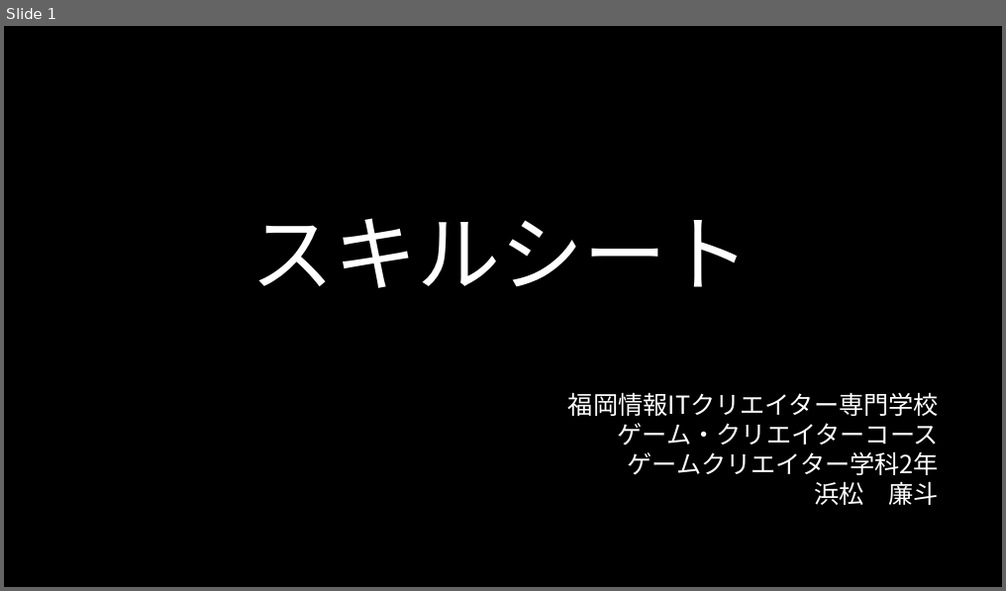
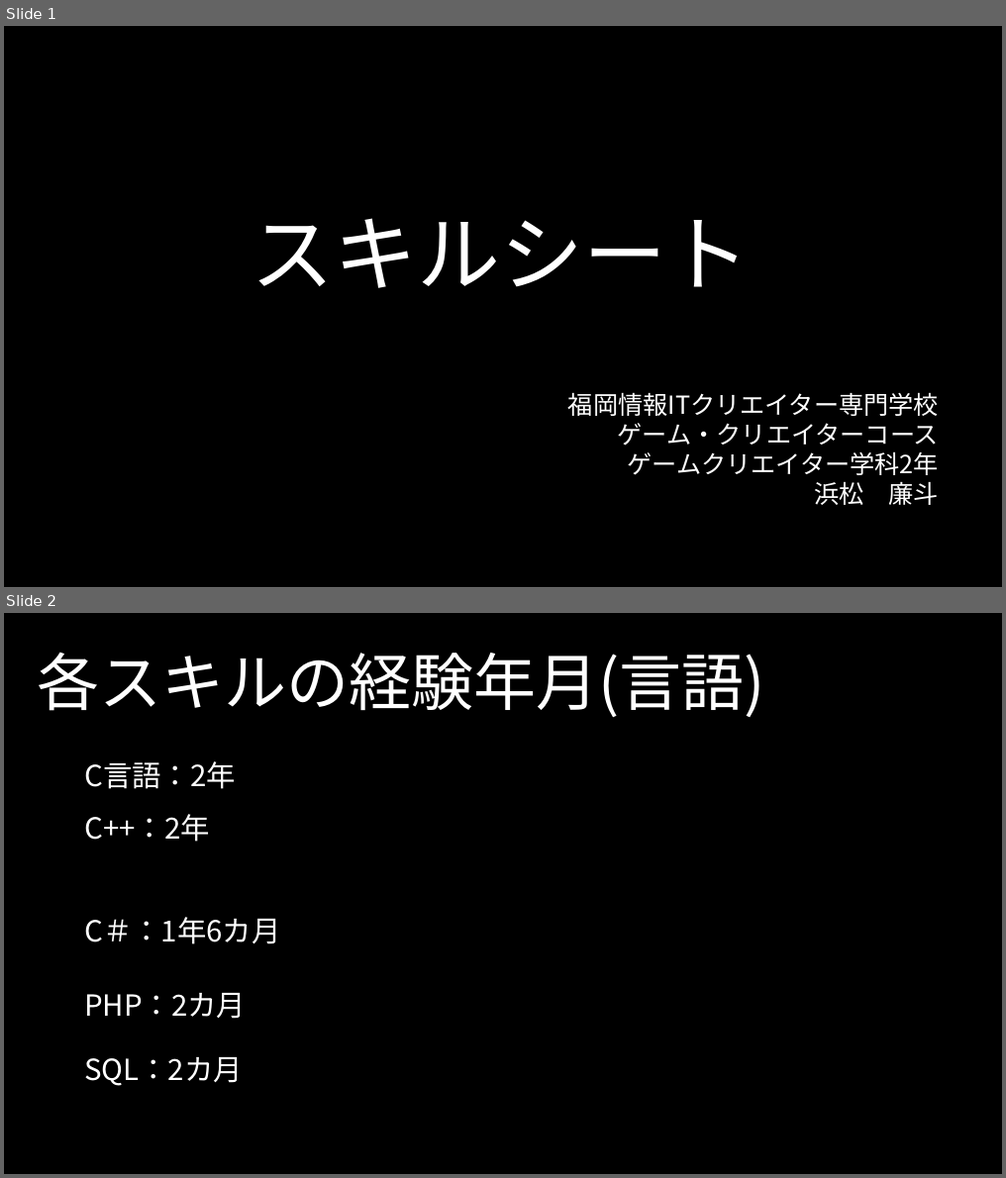
Before and after one commit to Hmmtrnt/Protfolio, a slide deck: スキルシート.pptx. Shown one above the other, each under a label of ours: slide 1 before the commit, slides 1 and 2 after it. The pictures are 1006x591 and 1006x1178 pixels, drawn with LibreOffice and Linux fonts; fonts in the diff are those of the drawing; background and template pictures are left out. Boxes give left, top, right and bottom in pixels: in the first picture for what was removed or moved away, otherwise in the second. Text is boxed around its words. In the diff, an @@ line names an element or a change of style, - is before the commit and + after.

```diff
--- a/スキルシート.pptx
+++ b/スキルシート.pptx
@@ slide 2 added at (4, 613, 1002, 1174), background picture (left out) @@
@@ text added at (37, 652, 765, 717), 60 pt, text #FFFFFF @@
+各スキルの経験年月(言語)
@@ text added at (84, 761, 235, 789), 28 pt, text #FFFFFF @@
+C言語：2年
@@ text added at (84, 814, 209, 842), 28 pt, text #FFFFFF @@
+C++：2年
@@ text added at (84, 917, 280, 945), 28 pt, text #FFFFFF @@
+C＃：1年6カ月
@@ text added at (84, 993, 246, 1019), 28 pt, text #FFFFFF @@
+PHP：2カ月
@@ text added at (84, 1058, 243, 1086), 28 pt, text #FFFFFF @@
+SQL：2カ月
```
Also in this commit, not shown: 2 other files.
